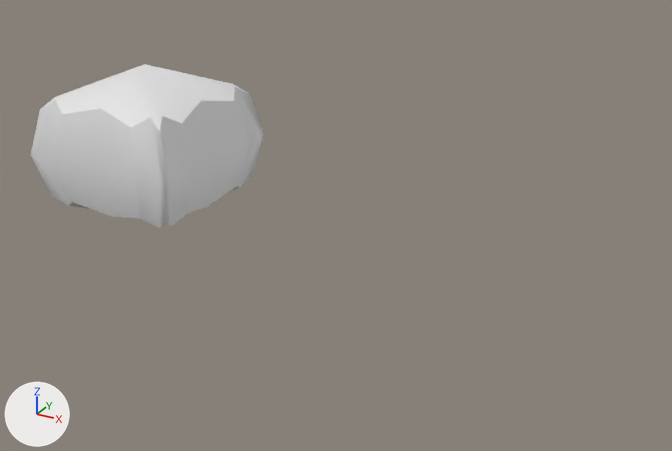
A saved change to the Blender file runs/2026-08-12_hard-surface-shading-policy/hard_surface_shading_policy.blend.
Both versions are drawn from a 50 mm lens placed at (6.64, -7.75, 3.38), pointed at (2.39, -0.04, -0.48). The lights are fixed; the arrows at lower left show +X, +Y and +Z. The older version comes first.

In view in the first picture: 'Semantic_Hard_Surface_Box'.
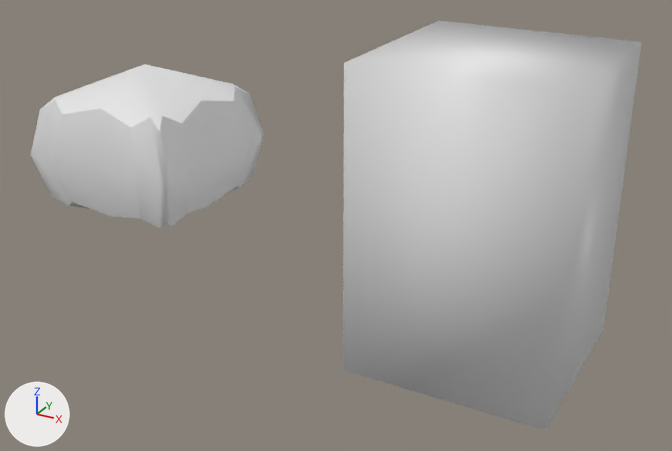
Commit message: Add read-only hard-surface shading policy audit with negative fixture

What changed in the scene script:
```text
Add me_cube_001:
    me_cube_001.from_pydata(...)  # a box spanning x -1.0..1.0, y -1.0..1.0, z -1.0..1.0
    me_cube_001.polygons.foreach_set('use_smooth', [True] * 6)
Add ob_unannotated_blanket_smooth_box:
    ob_unannotated_blanket_smooth_box = bpy.data.objects.new('Unannotated_Blanket_Smooth_Box', me_cube_001)
    ob_unannotated_blanket_smooth_box.location = (4.0, 0.0, 0.0)
    ob_unannotated_blanket_smooth_box.scale = (1.0, 1.0, 1.5)
```

Changed parts and their boxes [x1, y1, x2, y2] in the pictures (672 x 451 px):
'Unannotated_Blanket_Smooth_Box', added: after [343, 21, 642, 430]
